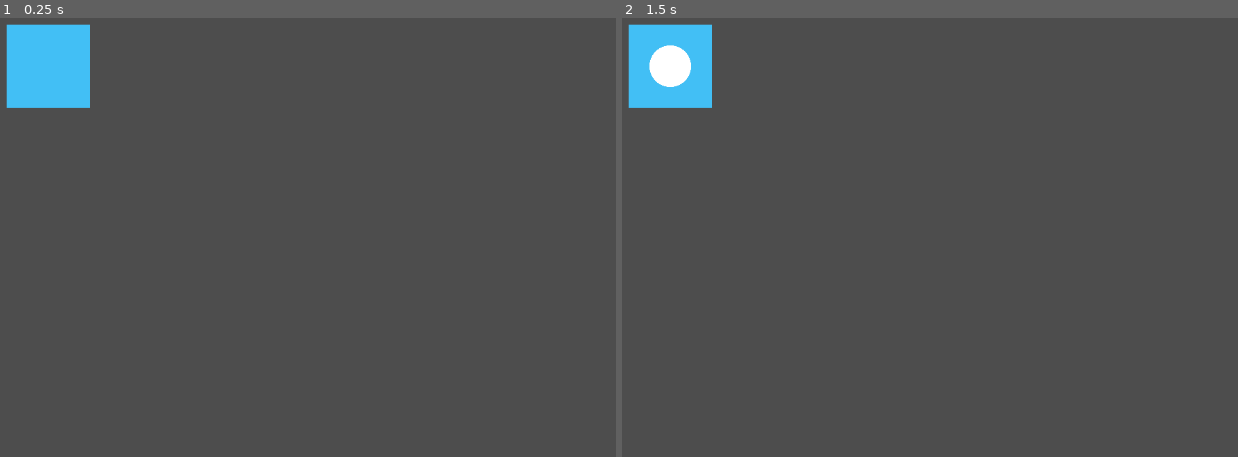
Above: before the commit, frames 1-2 (left to right).
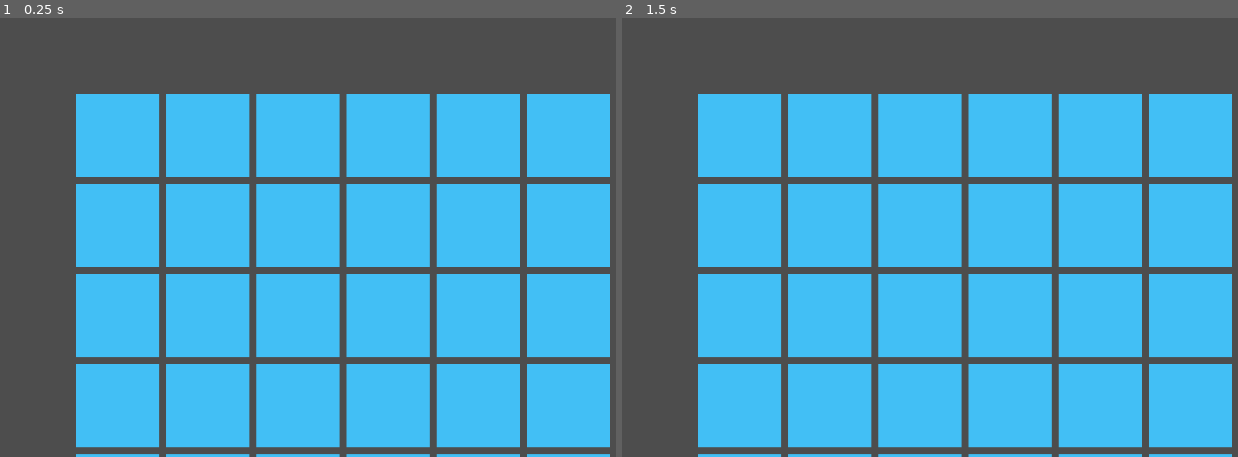
Above: after the commit, the same moments.

Repository: Za1ea/BigProject
Game: Godot game, scene res://grid.tscn
The game is run twice, just before and just after one commit, with the same random seed, the same clock (stepped at 60 frames per second) and the same inputs. The project has no main scene, so this scene is started directly.
Inputs (mouse positions are in pixels of both pictures, inside the frame that each line leads up to):
- Up to frame 1 (0.25 s): no input
- Up to frame 2 (1.5 s): tap Enter at 0.5 s; move the mouse to (628, 22) at 0.52 s; click (628, 22) at 0.6 s; tap Space at 1.25 s; move the mouse to (849, 255) at 1.27 s; click (849, 255) at 1.35 s

The runs differ from the first frame. In frame 1, 65% of the frame differs, in the area x 0-100%, y 1-100%; in frame 2, 65%.
Error before the commit: Invalid access to property or key 'texture' on a base object of type 'null instance'. (res://grid.gd:10)

Commit message:
fixed grid

Diff:
--- a/big_project/grid.gd
+++ b/big_project/grid.gd
@@ -7,7 +7,7 @@
 	# create a 6x6 grid
 	var rows = 6
 	var cols = 6
-	var cell_size = get_node("cell/Control/Sprite2D").texture.get_size()
+	var cell_size = Vector2(130, 130)
 	print(cell_size)
 	for row in range(rows):
 		for col in range(cols):
--- a/big_project/grid.tscn
+++ b/big_project/grid.tscn
@@ -1,6 +1,5 @@
-[gd_scene load_steps=3 format=3 uid="uid://bpvvlr2xeo60f"]
+[gd_scene load_steps=2 format=3 uid="uid://bpvvlr2xeo60f"]
 
-[ext_resource type="PackedScene" uid="uid://pbalualjl0k7" path="res://cell.tscn" id="1_rhca1"]
 [ext_resource type="Script" path="res://grid.gd" id="1_vygvi"]
 
 [node name="grid" type="Node2D"]
@@ -10,5 +9,3 @@
 offset_right = 947.0
 offset_bottom = 649.0
 columns = 6
-
-[node name="cell" parent="." instance=ExtResource("1_rhca1")]
